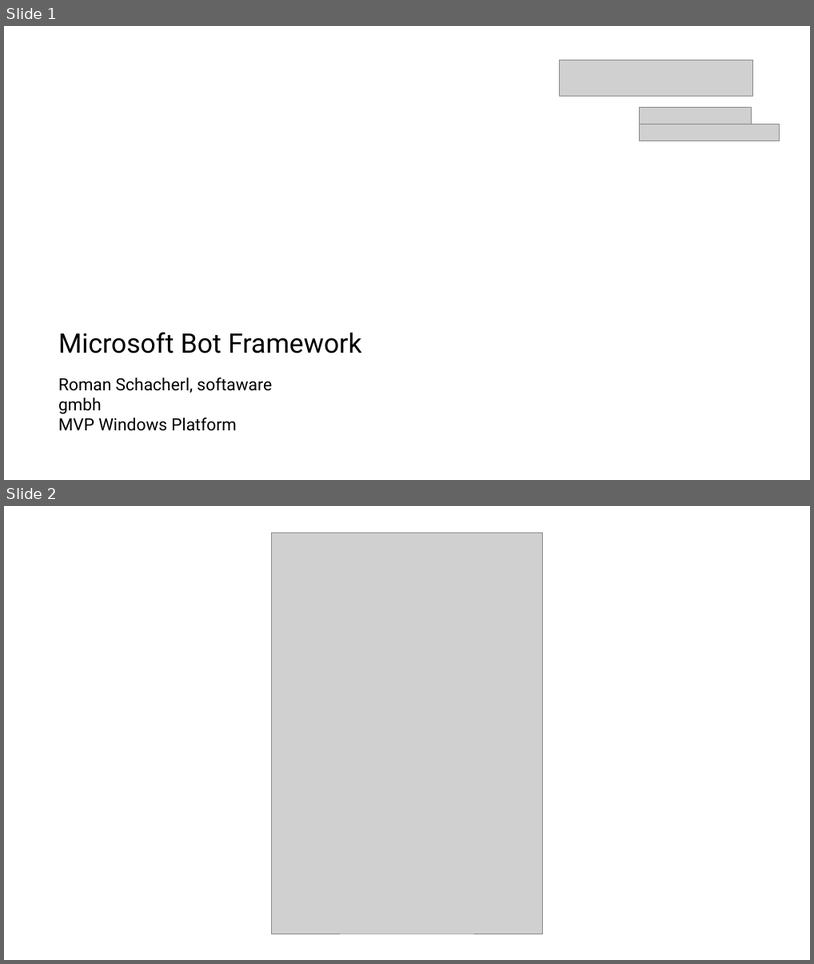
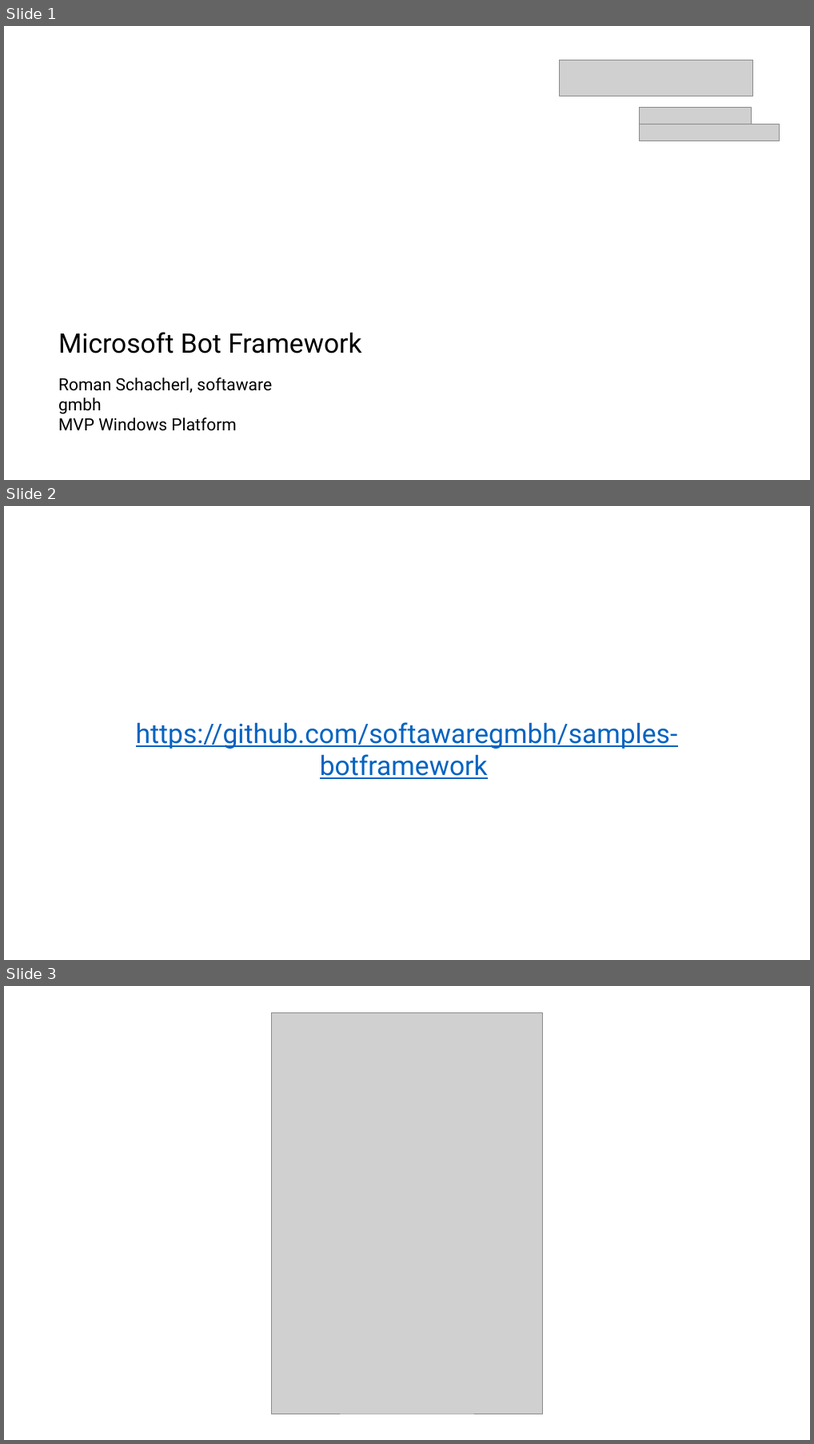
Before and after one commit to softawaregmbh/samples-botframework, a slide deck: botframework-slides.pptx. Shown one above the other, each under a label of ours: slides 1 and 2 before the commit, slides 1, 2 and 3 after it. The pictures are 814x964 and 814x1444 pixels, drawn with LibreOffice and Linux fonts; fonts in the diff are those of the drawing; grey boxes stand for pictures. Boxes give left, top, right and bottom in pixels: in the first picture for what was removed or moved away, otherwise in the second. Text is boxed around its words. In the diff, an @@ line names an element or a change of style, - is before the commit and + after.

Commit message:
updated slides

```diff
--- a/botframework-slides.pptx
+++ b/botframework-slides.pptx
@@ slide 2 added at (4,506,810,960), background #FFFFFF @@
@@ text added at (136,722,678,779), 32 pt, text #0563C1, underline @@
+https://github.com/softawaregmbh/samples-botframework
@@ what was slide 2 is now slide 3 @@
```
